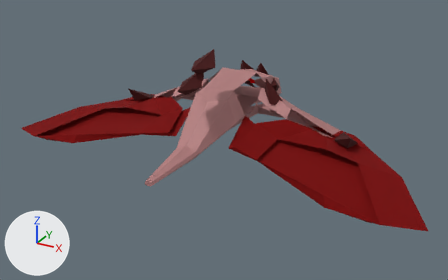
An edit to the FBX model DD_Controller/Assets/BlenderImport/Dominion_wyvern.fbx, drawn before and after from the same camera.
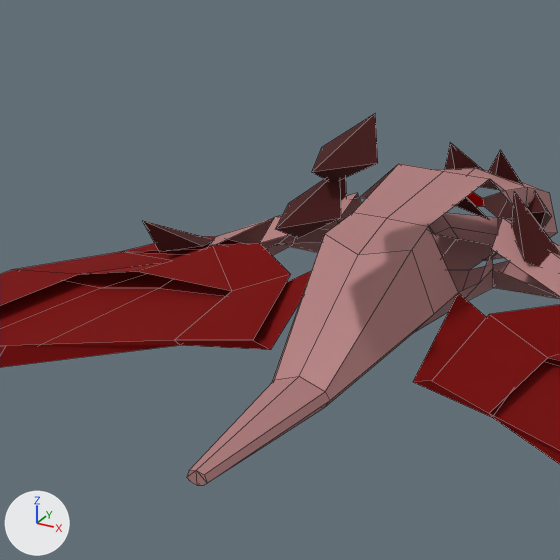
Old and new are each drawn whole from a 50 mm lens placed at (4.33, -8.19, 3.22), pointed at (0.19, -0.67, -0.54) and again close up on the part from 17% to 63% of the width and 2% to 76% of the height. Every picture has the same lights, and +X, +Y and +Z are marked at lower left. The older version's two pictures come first. The close-ups show mesh edges as thin lines. Where no turn or scale is listed for an object, it has been applied to the vertices.
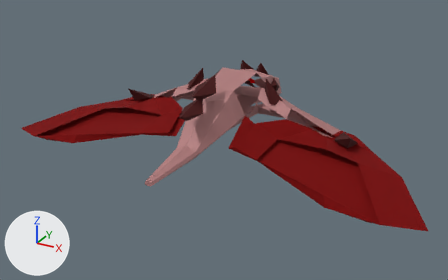
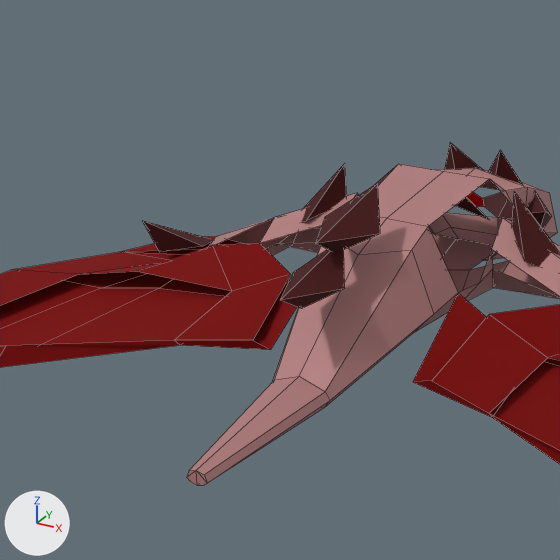
The change, as a diff of the scene's bpy script:
```diff
--- a/DD_Controller/Assets/BlenderImport/Dominion_wyvern.fbx.py
+++ b/DD_Controller/Assets/BlenderImport/Dominion_wyvern.fbx.py
@@ ob_cube_008 @@
 ob_cube_008 = bpy.data.objects.new('Cube.008', me_cube_008)
-ob_cube_008.location = (0.04, -0.742, 0.501)
+ob_cube_008.location = (0.041, -0.722, 0.11)
 ob_cube_008.rotation_euler = (-0.455, -0.0163, 3.087)  # degrees (-26, -0.9, 177)
@@ ob_cube_012 @@
 ob_cube_012 = bpy.data.objects.new('Cube.012', me_cube_010)
-ob_cube_012.location = (0.04, -0.742, 0.501)
+ob_cube_012.location = (0.041, -0.722, 0.11)
 ob_cube_012.rotation_euler = (-0.455, -0.0163, 3.087)  # degrees (-26, -0.9, 177)
```

Pixel boxes (x1, y1, x2, y2) of what changed, in the close-ups (560 x 560 px):
'Cube.008', moved: before (312, 114, 378, 181); after (316, 183, 380, 251)
'Cube.012', moved: before (276, 179, 341, 239); after (280, 249, 345, 309)
